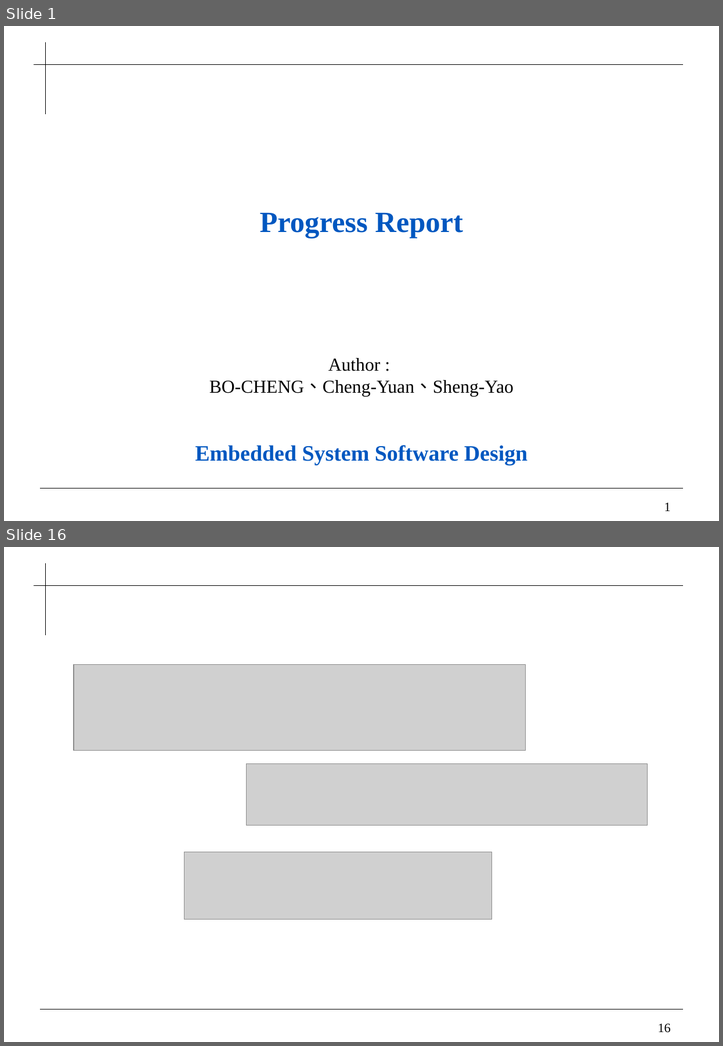
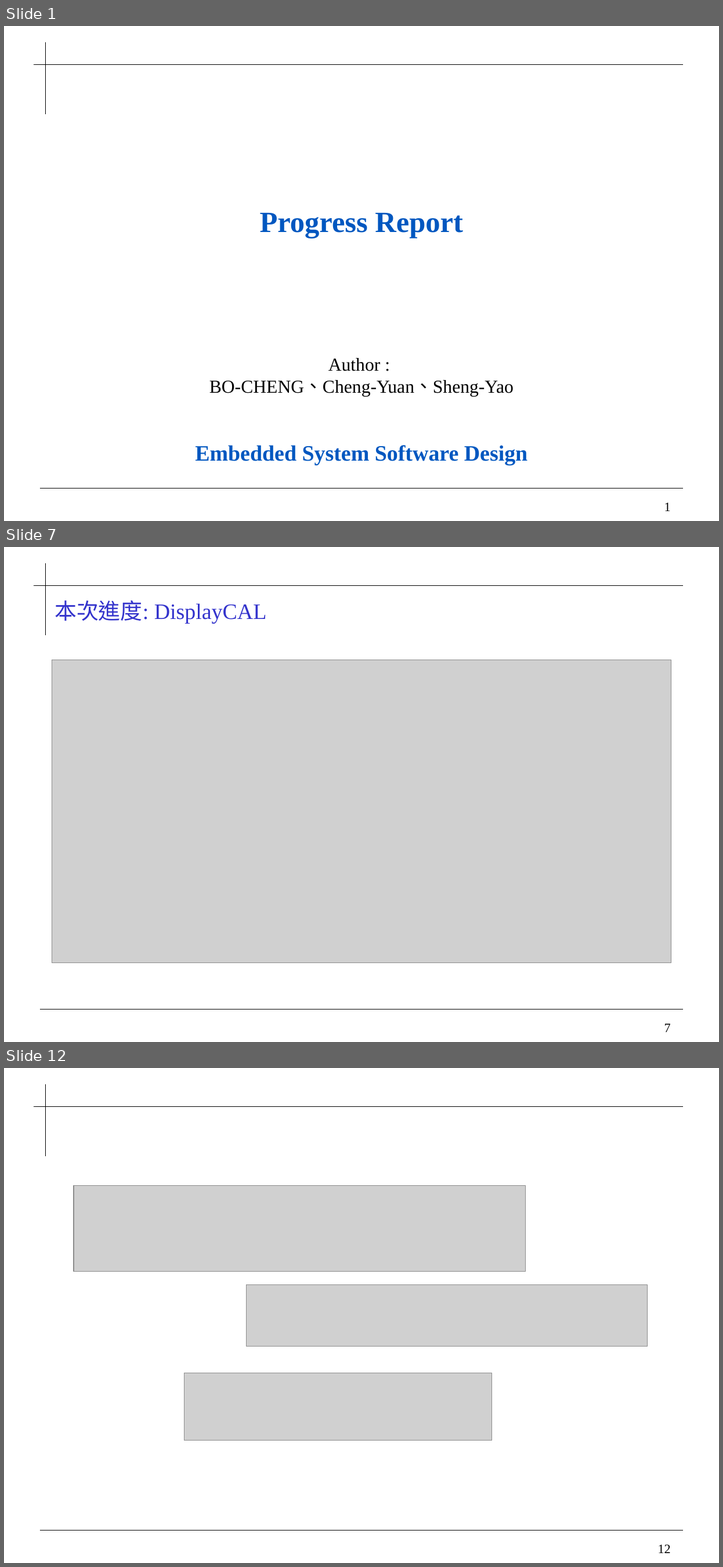
Before and after one commit to 0ilasis0/home, a slide deck: ICCPROFILE_0929.pptx. Shown one above the other, each under a label of ours: slides 1 and 16 before the commit, slides 1, 7 and 12 after it; the slides between them are not shown. The pictures are 723x1046 and 723x1567 pixels, drawn with LibreOffice and Linux fonts; fonts in the diff are those of the drawing; grey boxes stand for pictures; background and template pictures are left out. Boxes give left, top, right and bottom in pixels: in the first picture for what was removed or moved away, otherwise in the second. Text is boxed around its words. In the diff, an @@ line names an element or a change of style, - is before the commit and + after.

```diff
--- a/ICCPROFILE_0929.pptx
+++ b/ICCPROFILE_0929.pptx
@@ slide 7 added at (4, 547, 719, 1042), background #FFFFFF; not listed: 4 template elements that a slide beside it also shows @@
@@ title added at (54, 600, 267, 623), 24 pt, text #3333CC @@
+本次進度: DisplayCAL
@@ picture added at (52, 660, 671, 963) @@
@@ what was slide 16 is now slide 12 @@
@@ page number at (658, 1544, 670, 1553): text changed @@
-16
+12
```
Also in this commit, not shown: 5 slides changed, 4 other slides added, 9 slides removed, 4 other files.
